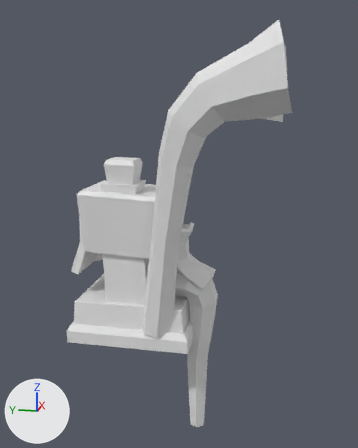
Two versions of the FBX model Assets/Prefabs/Buildings/models/Motor.fbx, one commit apart.
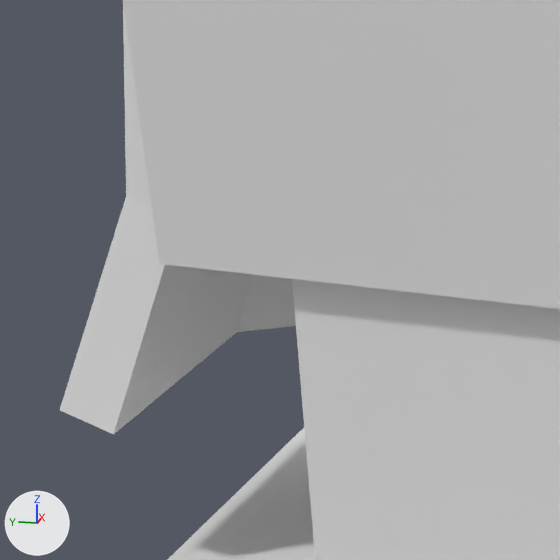
Each version is shown whole from a camera (50 mm lens) standing at (-7.94, -2.26, 3.7) and looking at (-0.28, -0.72, 1.78), then close up on the part from 18% to 39% of the width and 48% to 65% of the height. The axes (+X, +Y, +Z) are drawn at lower left. The lights are the same throughout. The older version's two pictures come first. Materials are left out; every surface is plain grey.

In view in the first close-up: 'Motor_Model'.
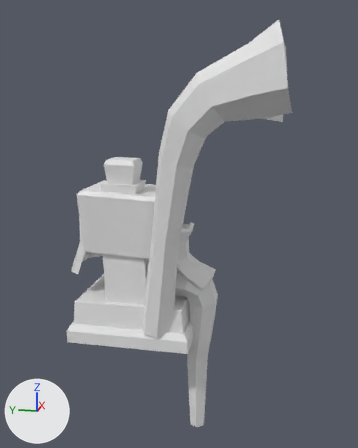
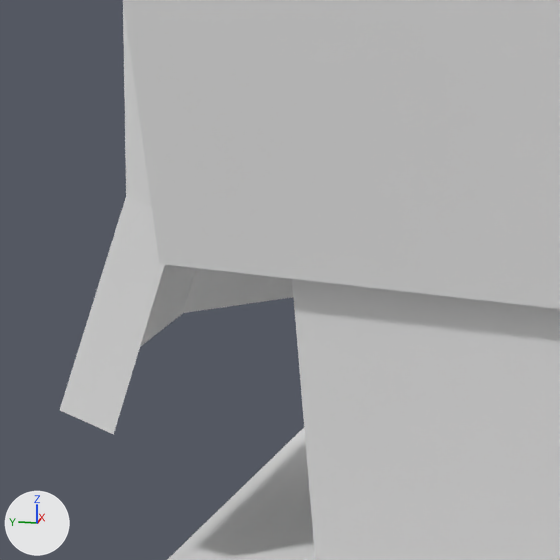
Edits to the bpy script that builds the scene:
```text
Change me_motor_mesh:
    used by ob_motor_model
    remove me_motor_mesh.from_pydata(...)  # 426 vertices, 376 faces; spans x -1.75..1.0, y -2.39..1.06, z -1.81..4.68
    add me_motor_mesh.from_pydata(...)  # 421 vertices, 353 faces; spans x -1.75..1.0, y -2.39..1.06, z -1.81..4.68
    me_motor_mesh part 1
    5 vertices are removed from x 0.15..0.38, y -0.77..0.92, z -0.09..1.42
    28 faces are deleted
    5 new faces join them
```

Location of each change, [x1, y1, x2, y2] in pixels of the close-ups (560 x 560 px):
part 1 of me_motor_mesh, cut back: before [114, 265, 560, 560]; after [292, 279, 560, 560]
